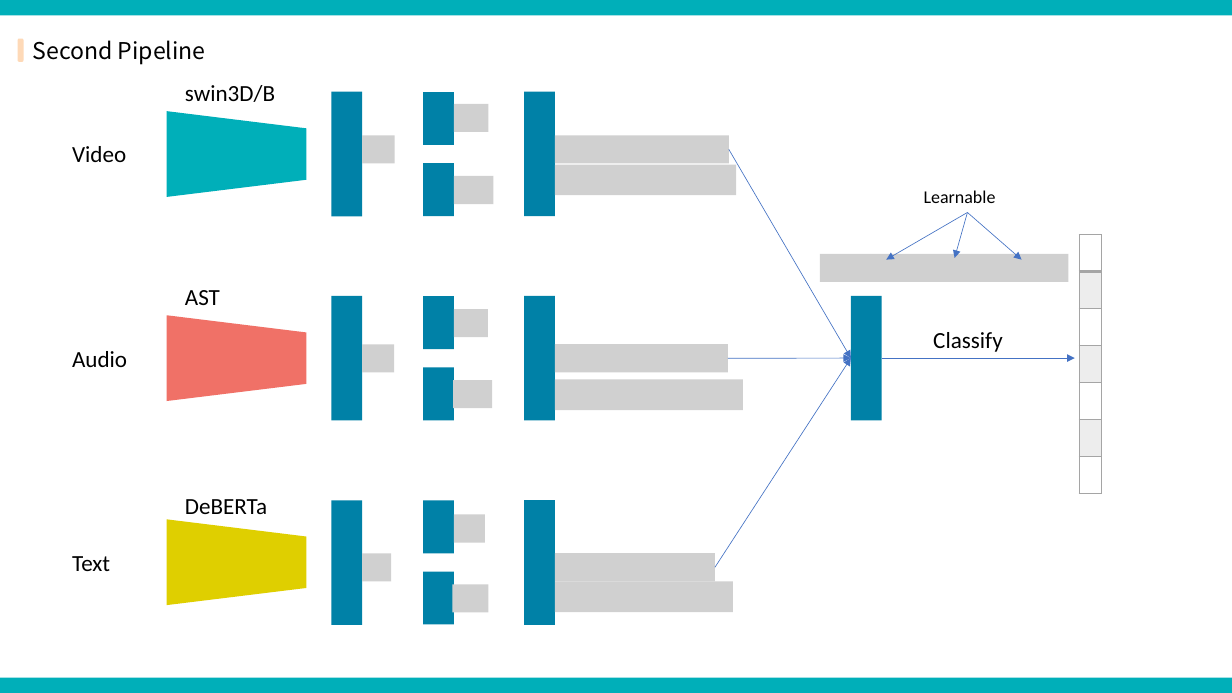
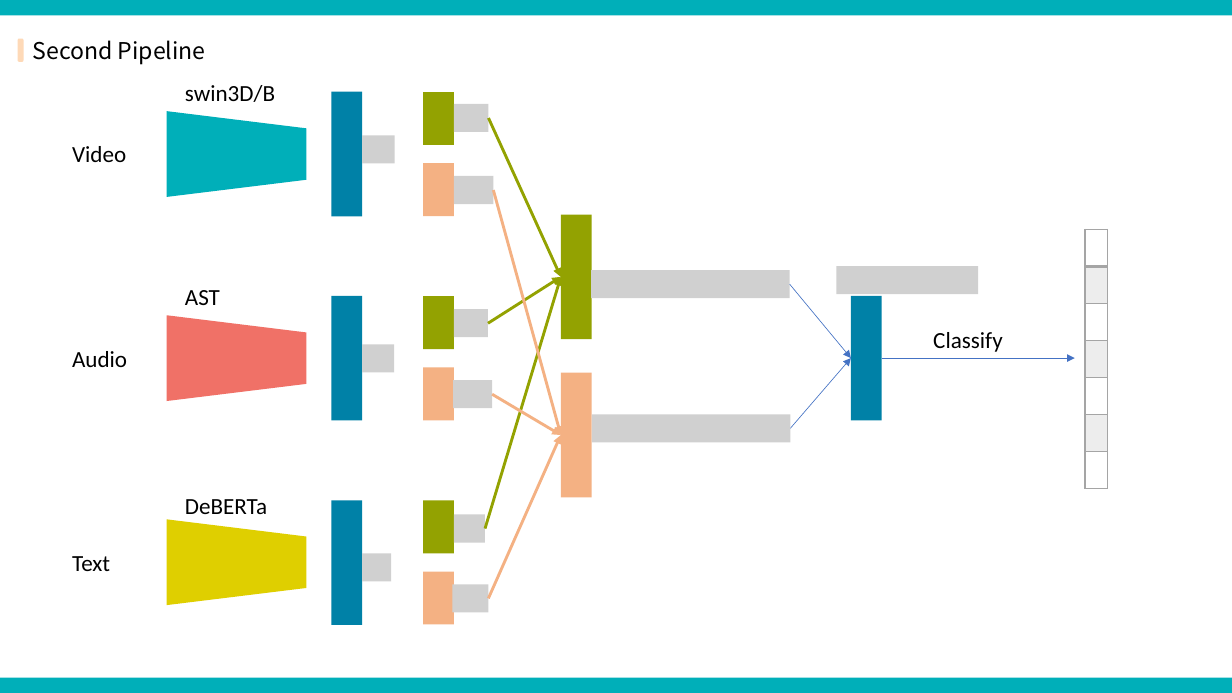
Before and after one commit to kdh-yu/AI_ERC, a slide deck: slide 6 of PPT/ppt.pptx. Drawn at 1232x693 pixels with LibreOffice and Linux fonts; fonts in the diff are those of the drawing; grey boxes stand for pictures. Boxes give left, top, right and bottom in pixels: in the first picture for what was removed or moved away, otherwise in the second. Text is boxed around its words. In the diff, an @@ line names an element or a change of style, - is before the commit and + after.

```diff
--- a/PPT/ppt.pptx
+++ b/PPT/ppt.pptx
@@ arrow added from (489, 118) to (561, 277), #93A201 2.25 pt @@
@@ picture removed at <box>555,135,729,163</box> @@
@@ picture removed at <box>555,165,737,195</box> @@
@@ arrow added from (494, 190) to (561, 435), #F4B183 2.25 pt @@
@@ text removed at <box>924,190,996,203</box> @@
-Learnable
@@ fill #0081A7 to #93A201 in 4 elements at <box>423,92,454,145</box>, <box>423,297,454,349</box>, <box>423,501,454,554</box>, <box>561,214,592,339</box> @@
@@ rectangle: place and size @@
-rectangle at <box>524,91,555,216</box>
+rectangle at <box>561,214,592,339</box>
@@ arrow removed from (968, 213) to (886, 260) @@
@@ arrow removed from (968, 213) to (955, 258) @@
@@ arrow removed from (968, 213) to (1022, 260) @@
@@ table: place and size @@
-table at <box>1080,235,1101,494</box>
+table at <box>1085,229,1106,488</box>
@@ picture: place and size @@
-picture at <box>820,254,1068,282</box>
+picture at <box>836,266,979,294</box>
@@ arrow added from (485, 529) to (561, 277), #93A201 2.25 pt @@
@@ arrow added from (488, 323) to (561, 277), #93A201 2.25 pt @@
@@ rectangle removed at <box>524,296,555,421</box> @@
@@ picture added at <box>592,270,790,298</box> @@
@@ arrow moved from (729, 150) - (851, 359) to (790, 285) - (851, 359) @@
@@ picture removed at <box>555,345,728,372</box> @@
@@ arrow removed from (728, 359) to (851, 359) @@
@@ arrow moved from (715, 567) - (851, 359) to (790, 429) - (851, 359) @@
@@ picture removed at <box>555,380,743,410</box> @@
@@ fill #0081A7 to #F4B183 in 4 elements at <box>423,164,454,216</box>, <box>423,368,454,421</box>, <box>423,572,454,625</box>, <box>561,372,592,497</box> @@
@@ rectangle: place and size @@
-rectangle at <box>524,500,555,625</box>
+rectangle at <box>561,372,592,497</box>
@@ arrow added from (493, 395) to (561, 435), #F4B183 2.25 pt @@
@@ picture added at <box>592,414,791,442</box> @@
@@ arrow added from (489, 599) to (561, 435), #F4B183 2.25 pt @@
@@ picture removed at <box>555,554,715,581</box> @@
@@ picture removed at <box>555,581,734,612</box> @@
```
Also in this commit, not shown: 1 slide added, 7 other files.
